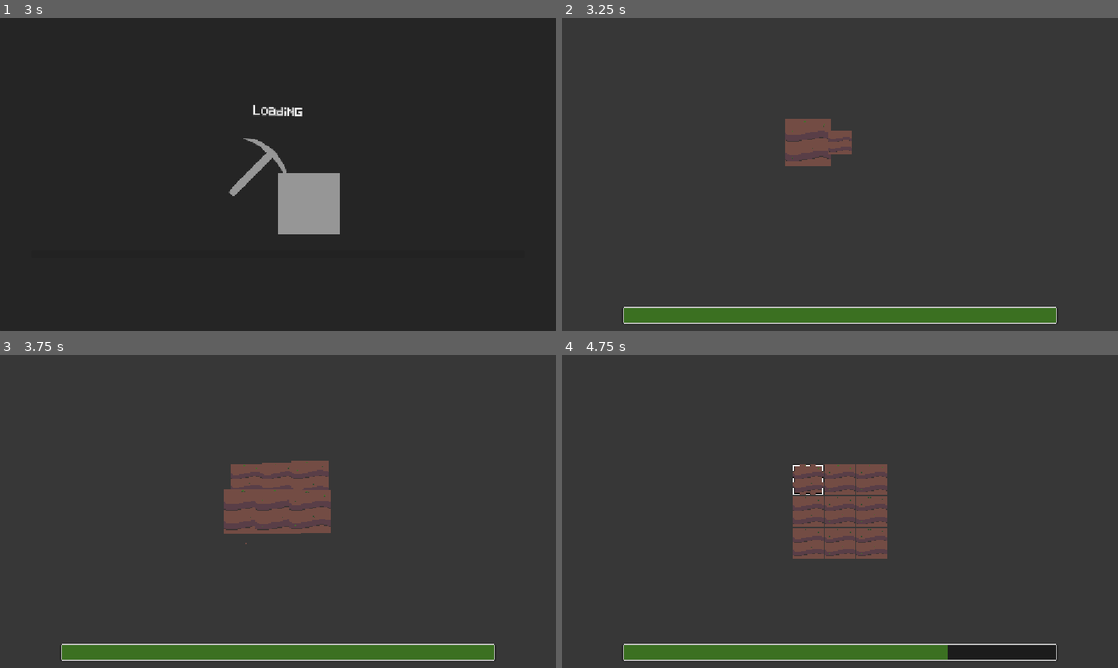
Above: before the commit, frames 1-4 (two rows, left to right).
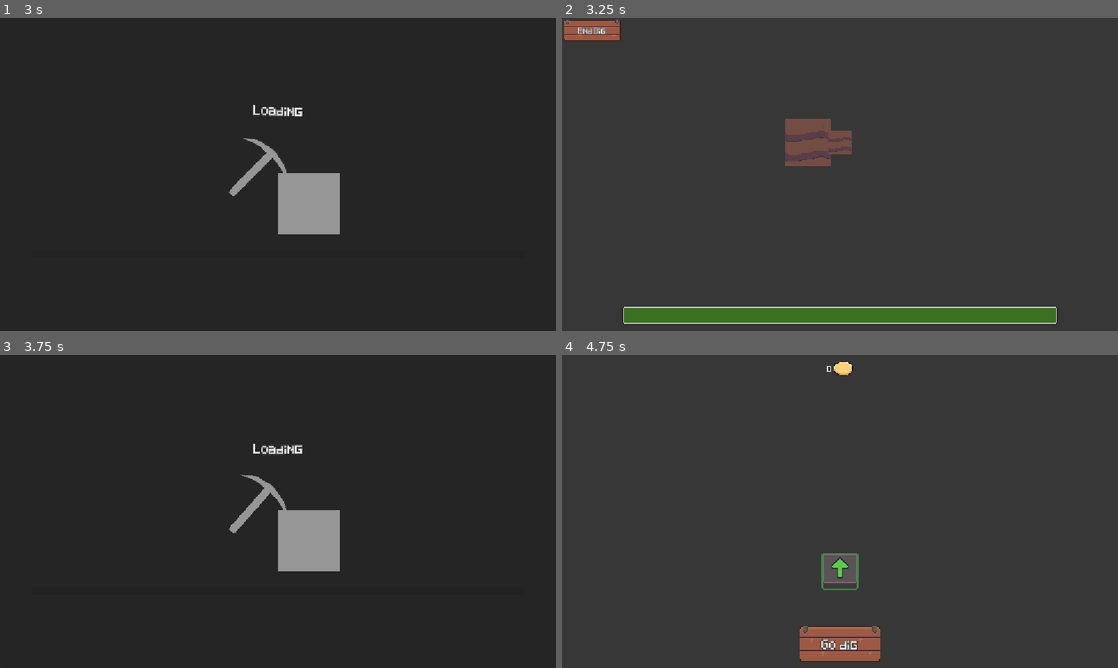
Above: after the commit, the same moments.

Repository: jakoofficial/DigNew
Game: Godot game, scene res://Scenes/MainMenu.tscn
Same seed, same stepped clock (60 frames per second), same inputs: the game is played once before the commit and once after it. The engine's default icon, where the game draws it, is replaced by a stand-in: a white triangle on a blue panel in a dark square.
Inputs (mouse positions are in pixels of both pictures, inside the frame that each line leads up to):
- Up to frame 1 (3 s): click "Start" at 0.5 s; move the mouse to (400, 158) at 1.27 s; tap E at 1.35 s; click (400, 158) at 1.42 s; click "Go dig" at 2 s; move the mouse to (166, 190) at 2.77 s; tap Q at 2.85 s; click (166, 190) at 2.92 s
- Up to frame 2 (3.25 s): no input
- Up to frame 3 (3.75 s): click (27, 367) at 3.5 s, where only the run after the commit has a clickable "End Dig"
- Up to frame 4 (4.75 s): move the mouse to (806, 480) at 4.27 s; tap E at 4.35 s; click (806, 480) at 4.42 s

Frame 1 is identical in both runs. In frame 2, 0.6% of the frame differs, in the area x 0-11%, y 0-8%; in frame 3, 10%; in frame 4, 11%, in the area x 11-89%, y 2-98%.

Commit message:
Added new End dig btn to digs and updated filemanager save struct to be using the new data

Diff:
--- a/Nodes/UI/back_btn.tscn
+++ b/Nodes/UI/back_btn.tscn
@@ -1,6 +1,5 @@
 [gd_scene format=3 uid="uid://dtc57kb1m62gq"]
 
-[ext_resource type="Script" uid="uid://06vhxipscxf8" path="res://Scripts/Town/back_button.gd" id="1_ag7hi"]
 [ext_resource type="Texture2D" uid="uid://ds8k6jks6y5l2" path="res://Sprites/Gui.png" id="1_tisws"]
 [ext_resource type="Theme" uid="uid://e5uj1uvlt6aq" path="res://Themes/UI.tres" id="3_ewnn5"]
 
@@ -8,7 +7,6 @@
 size = Vector2(120, 56)
 
 [node name="BackBtn" type="Area2D" unique_id=729406048]
-script = ExtResource("1_ag7hi")
 
 [node name="Sprite2D" type="Sprite2D" parent="." unique_id=1847617576]
 scale = Vector2(2, 2)
--- a/Nodes/UI/gui.tscn
+++ b/Nodes/UI/gui.tscn
@@ -217,6 +217,38 @@
 horizontal_alignment = 1
 vertical_alignment = 1
 
+[node name="EndDigBtn" type="TextureButton" parent="Control" unique_id=1040406868]
+custom_minimum_size = Vector2(125, 50)
+layout_mode = 1
+offset_right = 125.0
+offset_bottom = 50.0
+size_flags_horizontal = 0
+focus_neighbor_top = NodePath("../Options")
+focus_neighbor_bottom = NodePath("../Resume")
+mouse_filter = 1
+mouse_default_cursor_shape = 2
+texture_normal = SubResource("AtlasTexture_rjj2d")
+texture_hover = SubResource("AtlasTexture_btyvu")
+texture_disabled = SubResource("AtlasTexture_v6tgb")
+texture_focused = SubResource("AtlasTexture_btyvu")
+ignore_texture_size = true
+stretch_mode = 0
+
+[node name="RichTextLabel" type="RichTextLabel" parent="Control/EndDigBtn" unique_id=576328797]
+layout_mode = 1
+anchors_preset = 15
+anchor_right = 1.0
+anchor_bottom = 1.0
+grow_horizontal = 2
+grow_vertical = 2
+mouse_filter = 1
+bbcode_enabled = true
+text = "End Dig"
+scroll_active = false
+autowrap_mode = 0
+horizontal_alignment = 1
+vertical_alignment = 1
+
 [node name="CollectedItem" parent="." unique_id=344203900 instance=ExtResource("4_ih22j")]
 offset_left = -384.0
 offset_top = -448.0
--- /dev/null
+++ b/Scripts/Digs/back_btn.gd
@@ -0,0 +1,7 @@
+extends Area2D
+
+@export var Scene: GM.Scenes
+
+func _ready() -> void:
+	mouse
+func Pressed() -> void:
--- a/Scripts/Globals/FileManager.gd
+++ b/Scripts/Globals/FileManager.gd
@@ -1,22 +1,24 @@
 extends Node
 
-var path: String = "user://DigDigSave.save"
+var path: String = "user://DigSave.save"
 var CurrSaveFile = null
 
 func SaveData():
 	var dict = {
-		"filename": "DigDigSave.save",
+		"filename": "DigSave.save",
 		"Stamina": PS.Stamina,
-		"Balance": PS.Balance,
-		"MaxDigs": PS.MaxDigs,
-		"Global_Inventory": PS.Global_Inventory,
-		"MaxDigX": PS.MaxDigX,
-		"MaxDigY": PS.MaxDigY
+		"StaminaMax": PS._PStaminaMax,
+		"Balance": PS._PBalance,
+		"Strength": PS._PStrength,
+		"ValueBonus": PS._PValueBonus,
+		"MaxSpotsX": GM.xSpots,
+		"MaxSpotsY": GM.ySpots,
+		"Skills": SkillTreeInfo.Skills
 	}
 	return dict
 
 func SaveGame() -> void:
-	var file = FileAccess.open("user://DigDigSave.save", FileAccess.WRITE)
+	var file = FileAccess.open(path, FileAccess.WRITE)
 
 	var json_string = JSON.stringify(SaveData())
 	file.store_line(json_string)
@@ -32,7 +34,7 @@
 		SaveGame()
 
 func CheckSaveGame() -> bool:
-	if not FileAccess.file_exists("user://DigDigSave.save"): return false
+	if not FileAccess.file_exists(path): return false
 	else: return true
 
 func LoadGame():
--- a/Scripts/Globals/GameManager.gd
+++ b/Scripts/Globals/GameManager.gd
@@ -20,7 +20,6 @@
 	if PS._PStaminaCurr <= 0 and digDone == false:
 		digDone = true
 
-
 enum Scenes {
 	SKILLTREE,
 	DIGAREA
--- a/Scripts/Globals/skill_tree_info.gd
+++ b/Scripts/Globals/skill_tree_info.gd
@@ -17,7 +17,15 @@
 	SkillNodesDict[skillName] = node
 
 func _ready() -> void:
+	_Generate()
+
+func _Generate() -> void:
 	var i = 0;
+	SkillDict.clear()
 	for s in Skills:
 		SkillDict[s._Name] = i
 		i += 1
+
+func Load(savedSkills: Array) -> void:
+	Skills = savedSkills
+	_Generate()
--- a/Scripts/UI/gui.gd
+++ b/Scripts/UI/gui.gd
@@ -2,16 +2,23 @@
 
 @onready var stamina: ProgressBar = $Control/Stamina
 @onready var dig_over_panel: NinePatchRect = $Control/DigOverPanel
+@onready var end_dig_btn: TextureButton = $Control/EndDigBtn
 
 func _ready() -> void:
 	GM.currUI = self
 	stamina.max_value = PS._PStaminaMax
 	stamina.value = PS._PStaminaCurr
 	dig_over_panel.hide()
+	end_dig_btn.show()
+	end_dig_btn.pressed.connect(_EndDigPressed)
 
 func _process(delta: float) -> void:
 	if GM.digDone and dig_over_panel.visible == false:
+		end_dig_btn.hide()
 		dig_over_panel.ShowPanel()
+
+func _EndDigPressed() -> void:
+	GM.load_scene(GM.Scenes.SKILLTREE)
 
 func ResetUI() -> void:
 	stamina.value = PS._PStaminaMax
--- a/Scripts/UI/main_menu.gd
+++ b/Scripts/UI/main_menu.gd
@@ -2,5 +2,8 @@
 @onready var start_game: TextureButton = $StartGame
 
 func _ready() -> void:
+	FM.LoadGame()
+	print(FM.CurrSaveFile)
+
 	SceneManager.set_loading_screen("res://Scenes/Loading/my_load.tscn", LoadingScreen.Type.DEFAULT)
 	start_game.connect("pressed", GM.load_scene.bind(GM.Scenes.SKILLTREE))
Not shown, added: Scripts/Digs/back_btn.gd.uid
